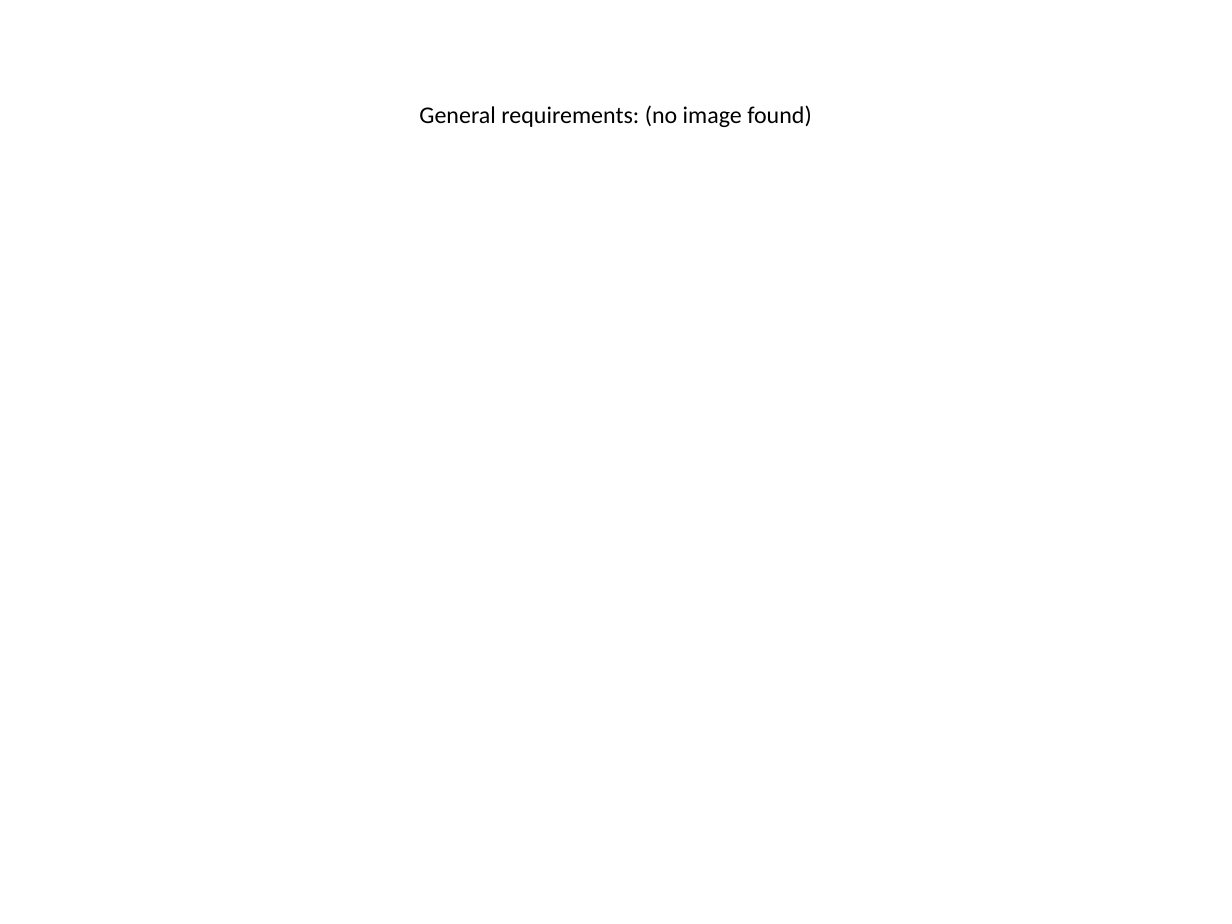
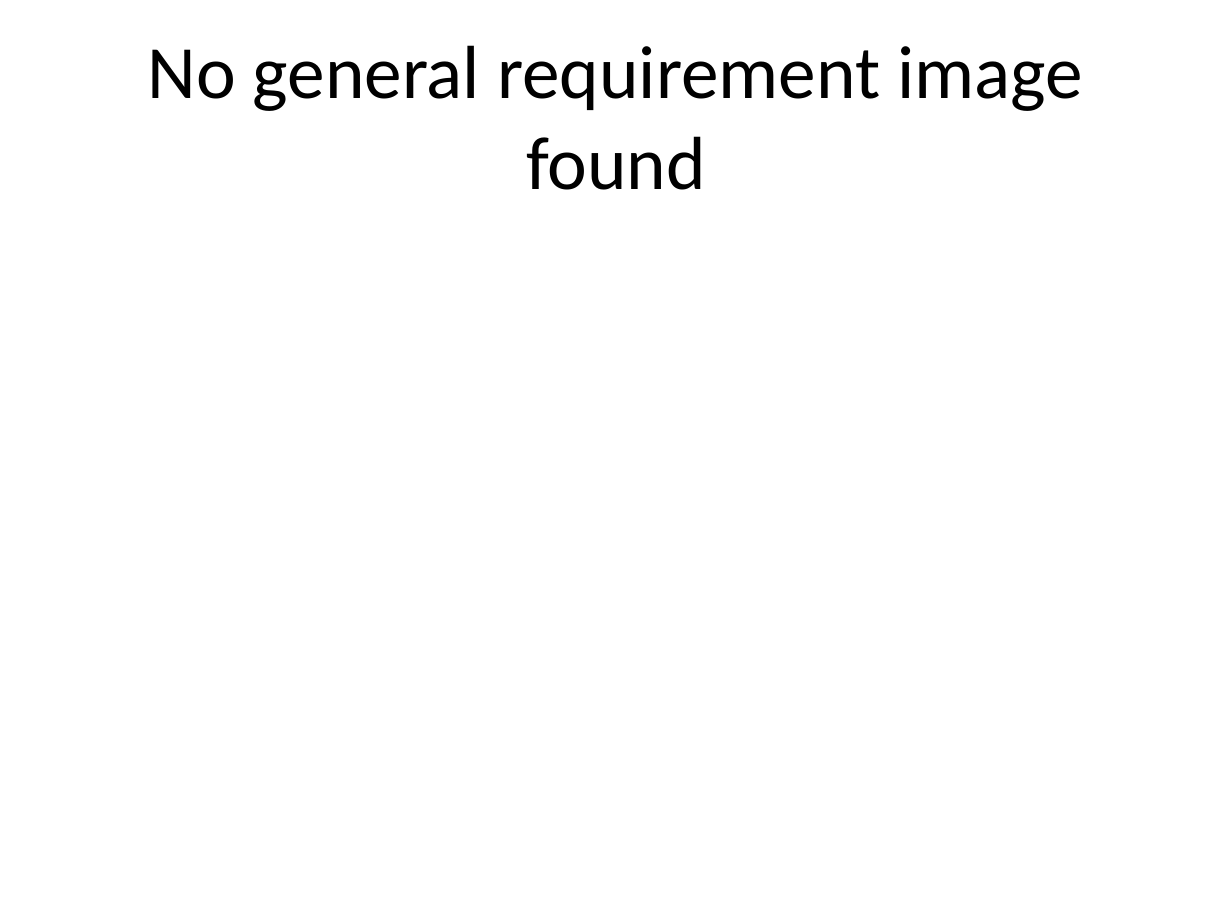
Before and after one commit to devKasumi/PokemonConsole, a slide deck: slide 2 of TurnBasedPokemon/Pokemon_GameProject_Report_auto.pptx. Drawn at 1232x924 pixels with LibreOffice and Linux fonts; fonts in the diff are those of the drawing. Boxes give left, top, right and bottom in pixels: in the first picture for what was removed or moved away, otherwise in the second. Text is boxed around its words. In the diff, an @@ line names an element or a change of style, - is before the commit and + after.

Commit message:
update pptx file

```diff
--- a/TurnBasedPokemon/Pokemon_GameProject_Report_auto.pptx
+++ b/TurnBasedPokemon/Pokemon_GameProject_Report_auto.pptx
@@ title at (148,45,1083,190): text changed; size 14 to 44 pt @@
-General requirements: (no image found)
+No general requirement image found
```
Also in this commit, not shown: 10 other slides changed, 55 slides added, 55 slides removed, 1 other file.
